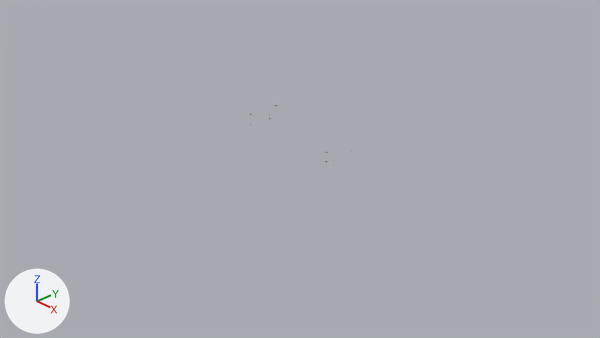
What one commit did to the Blender file Assets/3D Resources/table.blend.
Before and after are seen from the file's camera 'Camera'. The lights are fixed; the arrows at lower left show +X, +Y and +Z.

Before the edit, the objects in view are built like this:
```python
ob_legs_low = bpy.data.objects.new('Legs_low', me_cube_012)
ob_legs_low.parent = ob_table_main_low
ob_legs_low.location = (0.0, 0.0, 0.65)
ob_metal_leg_000_low = bpy.data.objects.new('Metal_Leg_000_low', me_cube_010)
ob_metal_leg_000_low.parent = ob_table_main_low
ob_metal_leg_000_low.location = (0.0, 0.0, 0.65)
ob_metal_leg_002_low = bpy.data.objects.new('Metal_Leg_002_low', me_cube_011)
ob_metal_leg_002_low.parent = ob_table_main_low
ob_metal_leg_002_low.location = (0.0, 0.0, 0.65)
ob_table_main_001_low = bpy.data.objects.new('Table_Main.001_low', me_cube_014)
ob_table_main_001_low.parent = ob_table_main_low
ob_table_main_001_low.location = (0.0, 0.0, 0.65)
ob_table_main_low = bpy.data.objects.new('Table_Main_low', me_cube_007)
ob_table_main_low.location = (0.0, 0.0, 0.0)
```
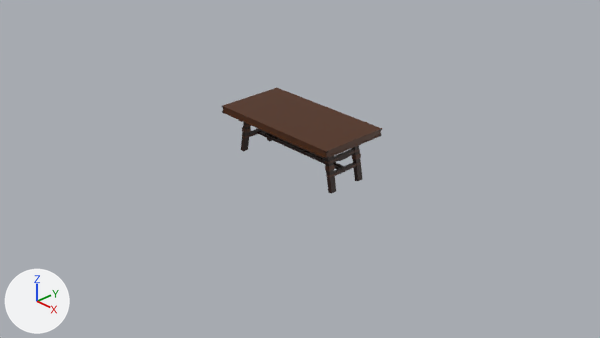
What differs and where, as boxes (x1, y1, x2, y2) in the pictures (600 x 338 px):
'Table_Main_low', recoloured (white to brown)
    both: (222, 88, 382, 158)
'Legs_low', recoloured (white to black)
    both: (241, 122, 362, 194)
'Metal_Leg_002_low', recoloured
    both: (242, 127, 361, 171)
'Metal_Leg_000_low', recoloured
    both: (242, 124, 361, 177)
'Table_Main.001_low', recoloured
    both: (222, 106, 382, 159)

The change, as a diff of the scene's bpy script:
```diff
--- a/Assets/3D Resources/table.blend.py
+++ b/Assets/3D Resources/table.blend.py
@@ mat_metal @@
 mat_metal = principled_material('Metal')
-mat_metal.base_color = (0.8, 0.8, 0.8)  # white #e7e7e7
-mat_metal.roughness = 0.69
-mat_metal.alpha = 0.0
-mat_metal.specular_ior_level = 1.0
+mat_metal.base_color = (0.022, 0.00432, 0.000997)  # black #290e03
@@ mat_wooden_table @@
 mat_wooden_table = principled_material('Wooden_Table')
-mat_wooden_table.base_color = (0.8, 0.8, 0.8)  # white #e7e7e7
-mat_wooden_table.roughness = 0.69
-mat_wooden_table.alpha = 0.0
+mat_wooden_table.base_color = (0.0766, 0.0187, 0.0)  # brown #4e2500
@@ me_cube_012 @@
 me_cube_012.from_pydata(...)  # 528 vertices, 220 faces; spans x -0.9..0.9, y -0.29..0.29, z -0.65..-0.05
-me_cube_012.materials.append(mat_wood_bottom)  # white #e7e7e7
+me_cube_012.materials.append(mat_metal)  # black #290e03
```
